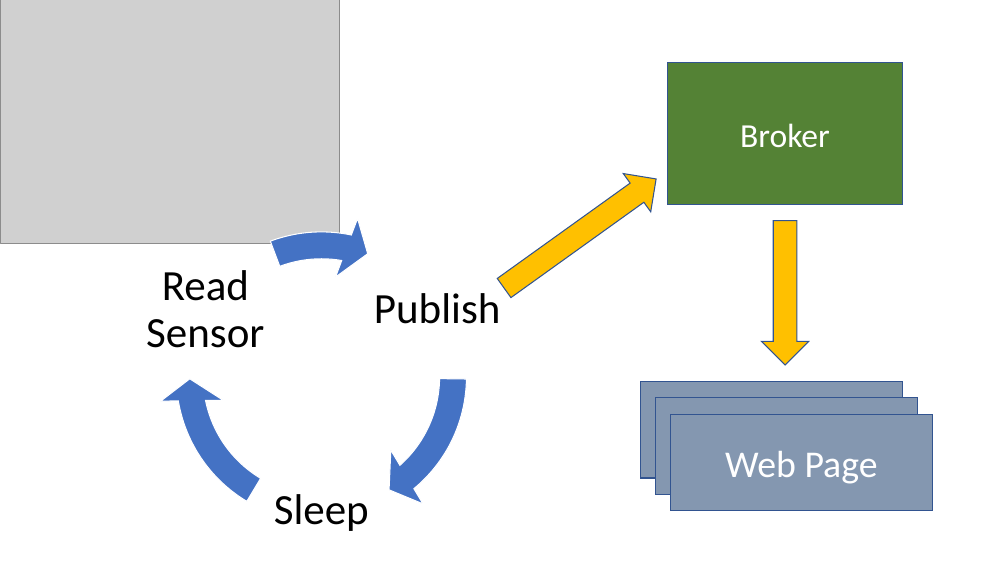
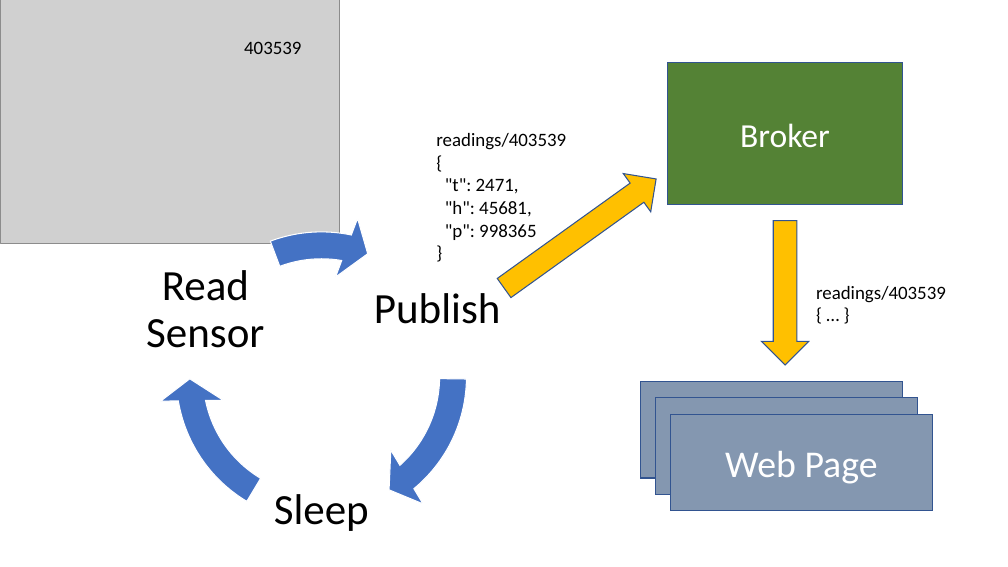
Before and after one commit to jfollas/mqttdemo, a slide deck: slide 41 of LightweightPubSub.pptx. Drawn at 1008x567 pixels with LibreOffice and Linux fonts; fonts in the diff are those of the drawing; grey boxes stand for pictures. Boxes give left, top, right and bottom in pixels: in the first picture for what was removed or moved away, otherwise in the second. Text is boxed around its words. In the diff, an @@ line names an element or a change of style, - is before the commit and + after.

Commit message:
Revisions just prior to MQTT talk at Music City Code on 2017-06-03

```diff
--- a/LightweightPubSub.pptx
+++ b/LightweightPubSub.pptx
@@ text added at box(244, 41, 301, 54), 18 pt, text #000000 @@
+403539
@@ text added at box(436, 133, 566, 240), 18 pt, text #000000 @@
+readings/403539
+{
+"t": 2471,
+"h": 45681,
+"p": 998365
+}
@@ text added at box(816, 286, 946, 303), 18 pt, text #000000 @@
+readings/403539
+{ … }
```
Also in this commit, not shown: 5 other files.
